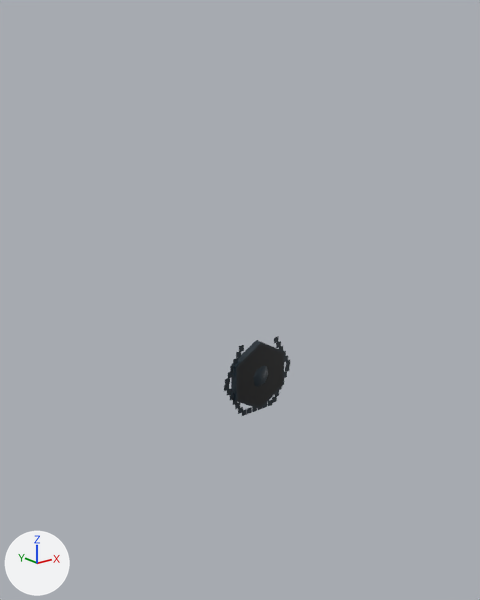
What one commit did to the glTF model netrun/assets/models/props/daemon_token.glb.
Rendered twice from a camera (50 mm lens) standing at (-0.635, -0.747, 0.431) and looking at (-0.024, 0.017, 0.126). Every picture has the same lights, and +X, +Y and +Z are marked at lower left. The picture after the commit comes second. Where no turn or scale is listed for an object, it has been applied to the vertices.

The older version as bpy lines, for what is in view:
```python
me_token_plate = bpy.data.meshes.new('token_plate')
me_token_plate.from_pydata(...)  # 24 vertices, 44 faces; spans x -0.0502..0.0502, y -0.006..0.006, z -0.058..0.058
me_token_plate.materials.append(mat_solid_dark)
me_token_ring = bpy.data.meshes.new('token_ring')
me_token_ring.from_pydata(...)  # 120 vertices, 60 faces; spans x -0.069..0.069, y 0.0, z -0.0622..0.0587
me_token_ring.materials.append(mat_points)
ob_token_plate = bpy.data.objects.new('token_plate', me_token_plate)
ob_token_plate.location = (0.0, 0.0, 0.0)
ob_token_ring = bpy.data.objects.new('token_ring', me_token_ring)
ob_token_ring.location = (0.0, 0.0, 0.0)
```
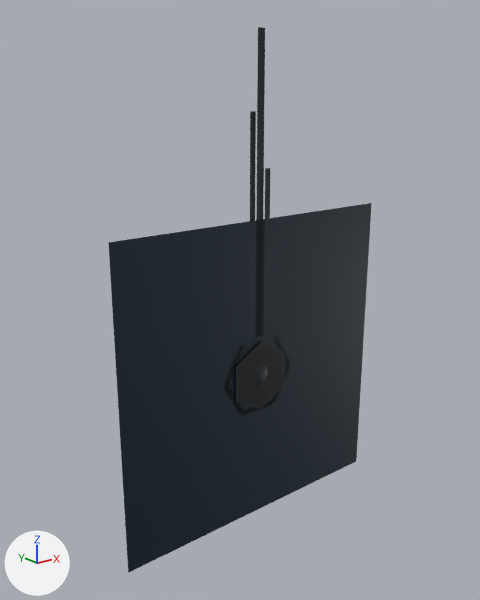
What differs and where, as boxes (x1, y1, x2, y2) in the pictures (480 x 600 px):
'beacon_halo', added: after (108, 203, 372, 573)
'beacon_beam', added: after (250, 27, 270, 337)

Edits to the bpy script that builds the scene:
```text
Add mat_streaks:
    mat_streaks = bpy.data.materials.new('streaks')
    # nodes: BsdfPrincipled, Mix, OutputMaterial, VertexColor
    # colours: dark blue #192730, mixed with the vertex colours
Add me_beacon_halo:
    me_beacon_halo.from_pydata(...)  # 4 vertices, 2 faces; spans x -0.25..0.25, y 0.0, z -0.25..0.25
    me_beacon_halo.materials.append(mat_shell_soft)
Add me_beacon_beam:
    me_beacon_beam.from_pydata(...)  # 12 vertices, 6 faces; spans x -0.016..0.016, y -0.004..0.004, z 0.065..0.515
    me_beacon_beam.materials.append(mat_streaks)
Add ob_beacon_halo:
    ob_beacon_halo = bpy.data.objects.new('beacon_halo', me_beacon_halo)
    ob_beacon_halo.location = (0.0, 0.0, 0.0)
Add ob_beacon_beam:
    ob_beacon_beam = bpy.data.objects.new('beacon_beam', me_beacon_beam)
    ob_beacon_beam.location = (0.0, 0.0, 0.0)
```
